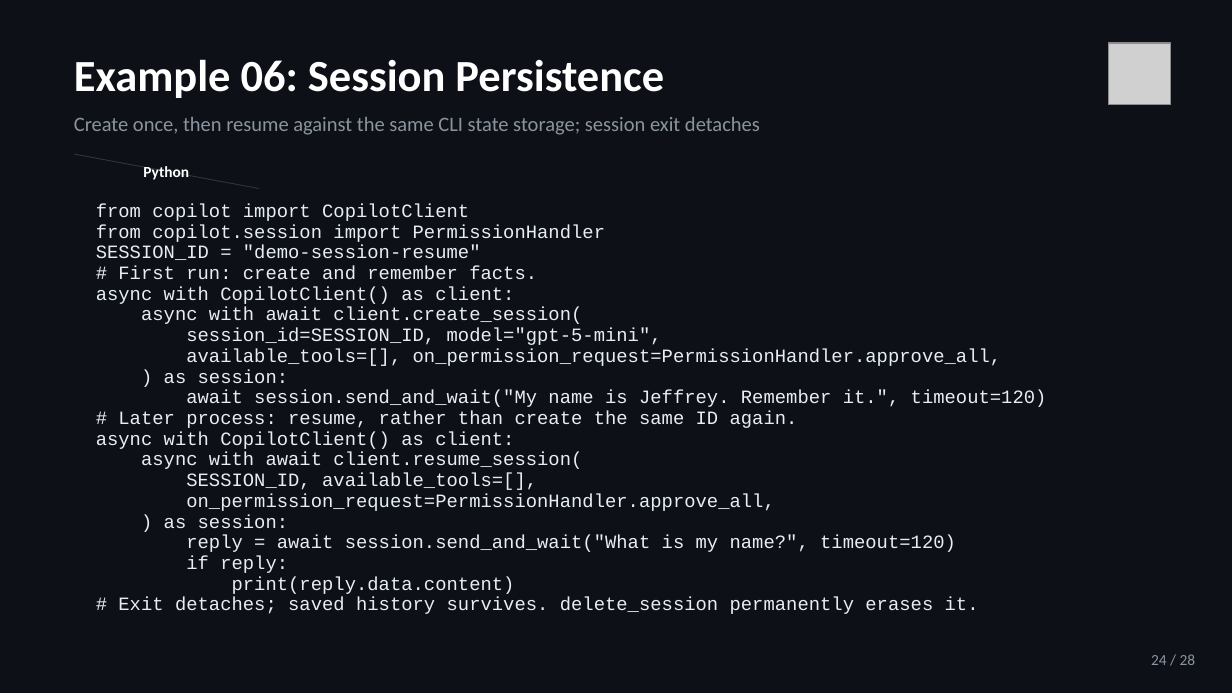
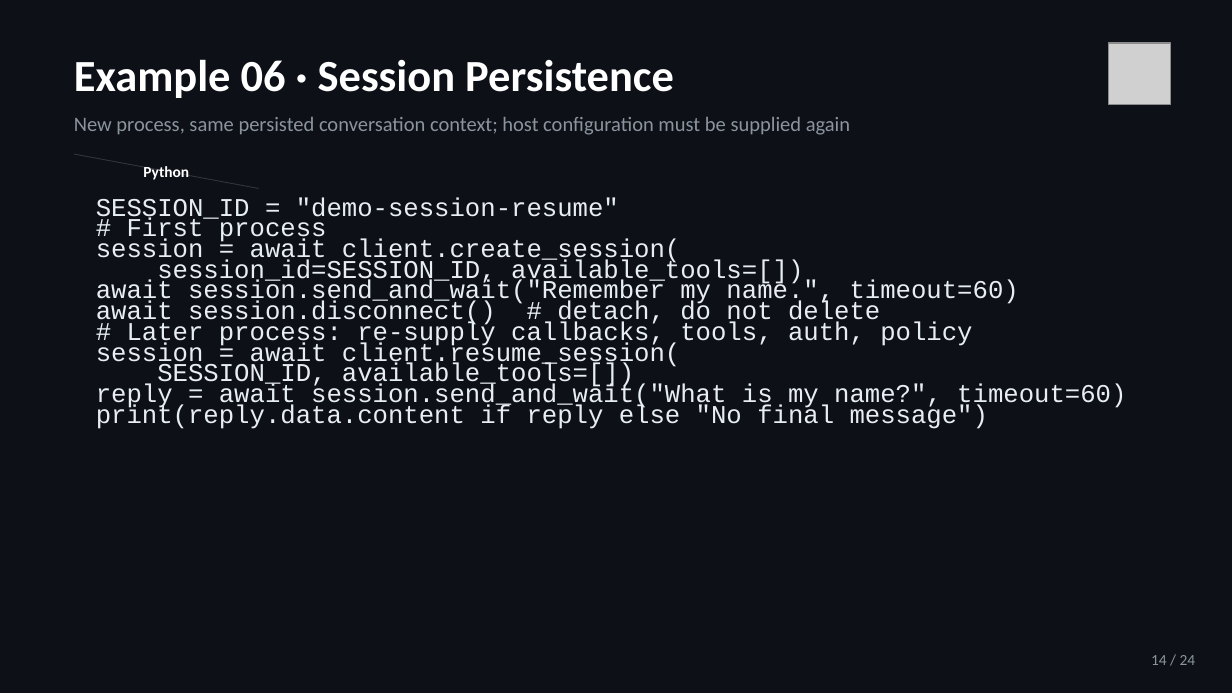
Before and after one commit to jeffrey-groneberg/ghcp_sdk, a slide deck: slide 14 of GitHub-Copilot-SDK.pptx (slide 24 before the commit). Drawn at 1232x693 pixels with LibreOffice and Linux fonts; fonts in the diff are those of the drawing; grey boxes stand for pictures. Boxes give left, top, right and bottom in pixels: in the first picture for what was removed or moved away, otherwise in the second. Text is boxed around its words. In the diff, an @@ line names an element or a change of style, - is before the commit and + after.

```diff
--- a/GitHub-Copilot-SDK.pptx
+++ b/GitHub-Copilot-SDK.pptx
@@ text at [74, 59, 674, 98]: text changed @@
-Example 06: Session Persistence
+Example 06 · Session Persistence
@@ text at [74, 117, 850, 135]: text changed @@
-Create once, then resume against the same CLI state storage; session exit detaches
+New process, same persisted conversation context; host configuration must be supplied again
@@ text at [96, 204, 605, 242]: paragraphs removed @@
-from copilot import CopilotClient
-from copilot.session import PermissionHandler
@@ text at [96, 197, 619, 224]: size 11 to 15 pt in "SESSION_ID = "demo-session-resume"" @@
@@ text at [96, 217, 1126, 429]: text changed; size 11 to 15 pt @@
-# First run: create and remember facts.
-async with CopilotClient() as client:
-async with await client.create_session(
-session_id=SESSION_ID, model="gpt-5-mini",
-available_tools=[], on_permission_request=PermissionHandler.approve_all,
-) as session:
-await session.send_and_wait("My name is Jeffrey. Remember it.", timeout=120)
-# Later process: resume, rather than create the same ID again.
-async with CopilotClient() as client:
-async with await client.resume_session(
-SESSION_ID, available_tools=[],
-on_permission_request=PermissionHandler.approve_all,
-) as session:
-reply = await session.send_and_wait("What is my name?", timeout=120)
-if reply:
-print(reply.data.content)
-# Exit detaches; saved history survives. delete_session permanently erases it.
+# First process
+session = await client.create_session(
+session_id=SESSION_ID, available_tools=[])
+await session.send_and_wait("Remember my name.", timeout=60)
+await session.disconnect() # detach, do not delete
+# Later process: re-supply callbacks, tools, auth, policy
+session = await client.resume_session(
+SESSION_ID, available_tools=[])
+reply = await session.send_and_wait("What is my name?", timeout=60)
+print(reply.data.content if reply else "No final message")
@@ text at [1151, 655, 1196, 665]: text changed @@
-24 / 28
+14 / 24
```
Also in this commit, not shown: 21 other slides changed, 2 slides added, 6 slides removed, 24 other files.
